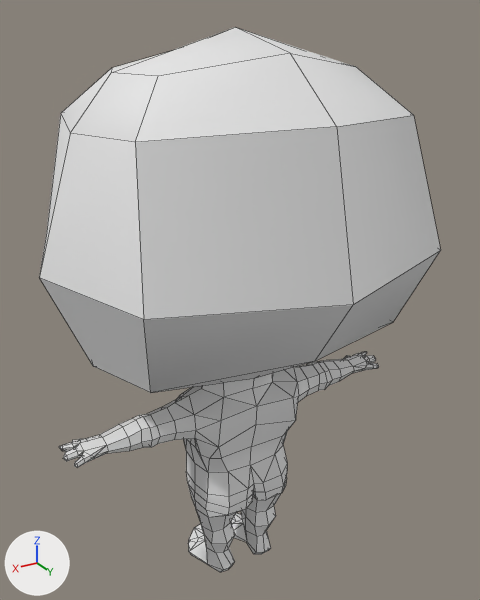
What one commit did to the Blender file raw/models/characters/marks/nova-boi.blend.
One viewpoint serves both versions: a camera (50 mm lens) standing at (7.35, 12.39, 11.98) and looking at (-0.28, -0.33, 5.63). Lighting does not change. The marker at lower left points along +X, +Y and +Z. Mesh edges are drawn as thin lines.

The scene before the commit, as lines of its bpy script (objects in view):
```python
me_cube_001 = bpy.data.meshes.new('Cube.001')
me_cube_001.from_pydata(...)  # 270 vertices, 319 faces; spans x 0.0..4.49, y -4.35..4.06, z -1.9..11.74
me_cube_001.polygons.foreach_set('use_smooth', [True] * 319)
ob_cube_001 = bpy.data.objects.new('Cube.001', me_cube_001)
ob_cube_001.location = (0.0, 0.0, 0.0)
_m = ob_cube_001.modifiers.new('Mirror', 'MIRROR')
_m.use_clip = True
```
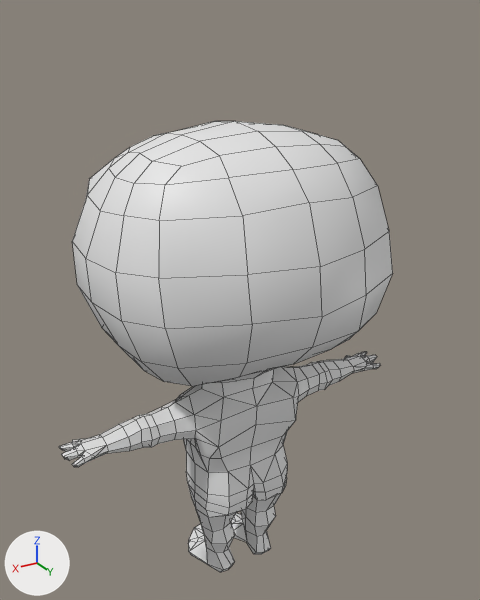
Commit message: finished nova kid's untextured mesh, for now

Diff of the bpy script that builds the scene:
```diff
--- a/raw/models/characters/marks/nova-boi.blend.py
+++ b/raw/models/characters/marks/nova-boi.blend.py
@@ me_cube_001 @@
 # used by ob_cube_001; location = (0.0, 0.0, 0.0)
-me_cube_001.from_pydata(...)  # 270 vertices, 319 faces; spans x 0.0..4.49, y -4.35..4.06, z -1.9..11.74
+me_cube_001.from_pydata(...)  # 331 vertices, 373 faces; spans x 0.0..4.5, y -3.34..3.2, z -1.9..9.9
+# me_cube_001 part 1
+# 17 vertices are removed from x 0.0..4.46, y -4.35..3.33, z 4.0..11.74
+# 22 faces are deleted
+# 6 vertices in x 1.72..4.3, y 0.0..0.4, z 2.95..3.55 move by (-0.02, 0.0, 0.0)
+# 3 vertices in x 3.94..4.05, y -0.05..0.35, z 3.0..3.21 move by (-0.02, 0.01, 0.0)
+# 29 vertices move from x 0.0..4.49, y -0.45..4.06, z 2.84..7.25 to x 0.0..4.5, y -0.43..2.33, z 2.85..5.18
+# 78 vertices are added at x 0.0..3.51, y -3.34..3.2, z 4.0..9.9
+# 76 new faces join them
```

Boxes [x1, y1, x2, y2] around the edits, measured in the pictures (480 x 600 px):
'Cube.001', reshaped (17% narrower, 17% shorter): before [39, 27, 441, 572]; after [59, 121, 393, 572]
part 1 of me_cube_001, built on: before [39, 27, 441, 467]; after [60, 121, 393, 467]
